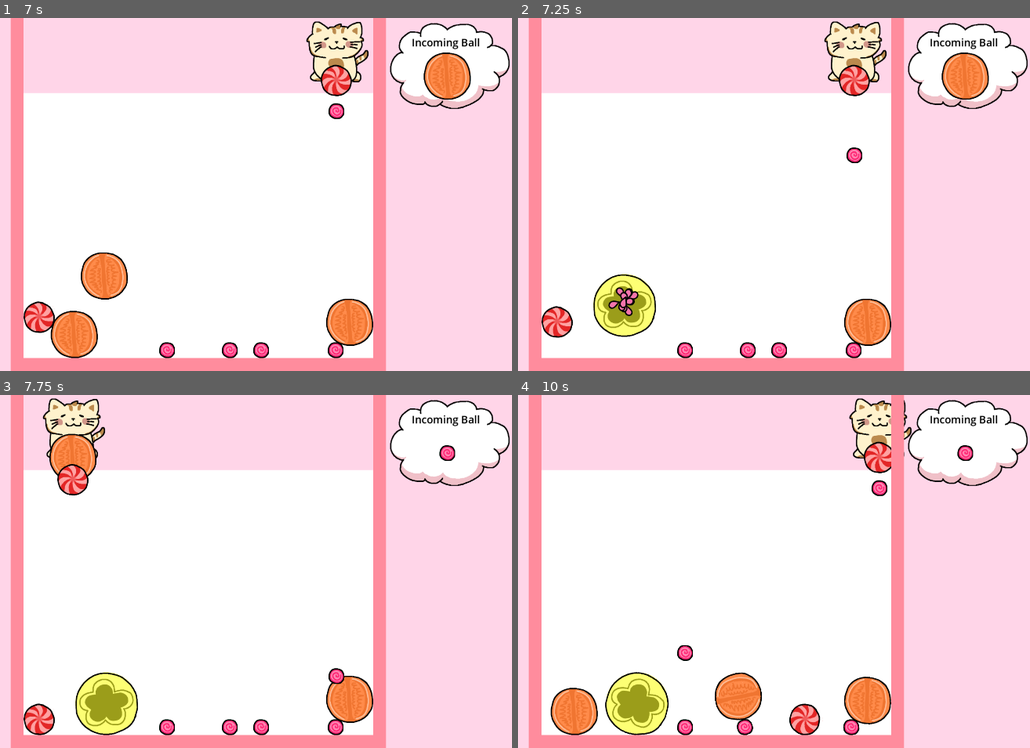
Above: before the commit, frames 1-4 (two rows, left to right).
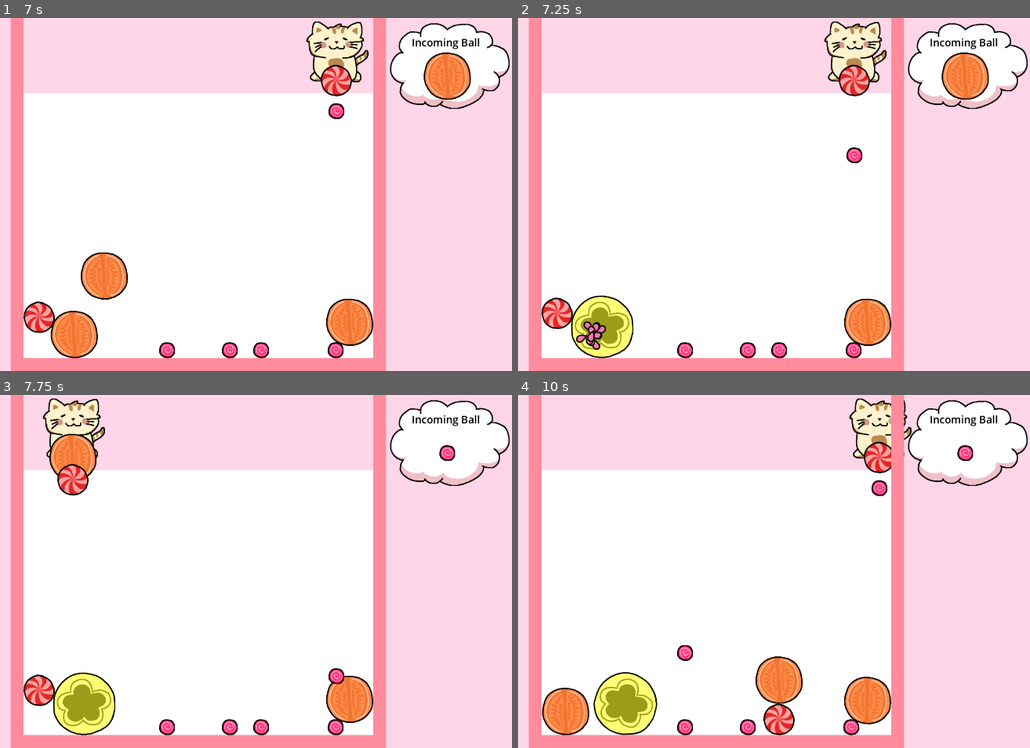
Above: after the commit, the same moments.

Repository: jadicodes/candy-drop
Game: Godot game, scene res://world/world.tscn
Same seed, same stepped clock (60 frames per second), same inputs: the game is played once before the commit and once after it.
Inputs (mouse positions are in pixels of both pictures, inside the frame that each line leads up to):
- Up to frame 1 (7 s): tap Enter at 0.5 s; move the mouse to (337, 176) at 0.52 s; press the mouse at (337, 176) at 0.53 s; move the mouse to (71, 212) at 1.27 s; release the mouse at (71, 212) at 1.28 s; click (71, 212) at 1.35 s; move the mouse to (261, 116) at 2.02 s; press the mouse at (261, 116) at 2.03 s; move the mouse to (168, 265) at 2.77 s; release the mouse at (168, 265) at 2.78 s; click (168, 265) at 2.85 s; move the mouse to (384, 247) at 3.52 s; press the mouse at (384, 247) at 3.53 s; move the mouse to (10, 141) at 4.27 s; release the mouse at (10, 141) at 4.28 s; click (10, 141) at 4.35 s; move the mouse to (230, 194) at 5.02 s; press the mouse at (230, 194) at 5.03 s; move the mouse to (102, 106) at 5.77 s; release the mouse at (102, 106) at 5.78 s; click (102, 106) at 5.85 s; move the mouse to (337, 176) at 6.52 s; press the mouse at (337, 176) at 6.53 s
- Up to frame 2 (7.25 s): no input
- Up to frame 3 (7.75 s): move the mouse to (71, 589) at 7.27 s; release the mouse at (71, 589) at 7.28 s; click (71, 589) at 7.35 s
- Up to frame 4 (10 s): move the mouse to (779, 493) at 8.02 s; press the mouse at (779, 493) at 8.03 s; move the mouse to (686, 642) at 8.77 s; release the mouse at (686, 642) at 8.78 s; click (686, 642) at 8.85 s; move the mouse to (902, 624) at 9.52 s; press the mouse at (902, 624) at 9.53 s

Frame 1 is identical in both runs. In frame 2, 3.1% of the frame differs, in the area x 4-27%, y 72-97%; in frame 3, 3.0%; in frame 4, 5.1%, in the area x 4-60%, y 74-97%.

Commit message:
Refactored ball collision. It works now!

Diff:
--- a/project/ball/ball.gd
+++ b/project/ball/ball.gd
@@ -1,7 +1,7 @@
 class_name Ball
 extends RigidBody2D
 
-signal matched(color, pos)
+signal collision_detected(body)
 
 const PINK = preload("res://ball/pink_ball.png")
 const RED = preload("res://ball/red_ball.png")
@@ -9,6 +9,8 @@
 const YELLOW = preload("res://ball/yellow_ball.png")
 const GREEN = preload("res://ball/green_ball.png")
 const LIGHT_BLUE = preload("res://ball/light_blue_ball.png")
+
+var removed = false
 
 enum colors {
 	PINK,
@@ -19,7 +21,7 @@
 	LIGHT_BLUE
 }
 
-var collided_balls := []
+var _collided_balls := []
 
 var _ball_color: int:
 	set(state):
@@ -63,49 +65,24 @@
 
 func _on_collision_detector_body_entered(body) -> void:
 	if body is Ball:
-		collided_balls.append(body)
-		search()
+		_collided_balls.append(body)
+		emit_signal("collision_detected")
 
 
 func _on_collision_detector_body_exited(body) -> void:
 	if body is Ball:
-		collided_balls.erase(body)
-		search()
+		_collided_balls.erase(body)
+		emit_signal("collision_detected")
 
 
-func return_color() -> int:
+func _return_color() -> int:
 	return _ball_color
 
 
-#func check_collisions() -> Array:
-	#collided_balls = []
-	#for ball in get_parent().get_children():
-		#if ball != self and ball is Ball:
-			#if ball.return_color() == return_color():
-				#collided_balls.append(ball)
-	#return collided_balls
-#
-#
-#func combine():
-	#var array = check_collisions()
-
-
-func search() -> void:
-	for i in range(collided_balls.size()):
-		var original_ball = collided_balls[0]
-		var colliding_ball = collided_balls[i]
-		if original_ball != colliding_ball and original_ball.return_color() == colliding_ball.return_color():
-			if Tagger.assign_tags([original_ball, colliding_ball]):
-				# next_color is the next color in the sequence, it is what the balls will combine into
-				var next_color = original_ball.return_color() + 1
-				# if next_color exceeds the array of all colors, delete both balls
-				if next_color > BallSelector.get_all_balls().size():
-					original_ball.queue_free()
-					colliding_ball.queue_free()
-					# TODO play particles when balls cancel each other out
-				# if next_color is within the array of all colors
-				else:
-					# emit matched, a signal that sends the color and position of the new ball that needs to be created
-					matched.emit(next_color, original_ball.global_position)
-					original_ball.queue_free()
-					colliding_ball.queue_free()
+func _get_collisions():
+	for i in range(_collided_balls.size()):
+		if _collided_balls[i] != self and _collided_balls[i]._return_color() == _return_color():
+			print("Collided ball:" + str(_collided_balls[i]))
+			return _collided_balls[i]
+	print("null")
+	return null
--- a/project/ball/tagger.gd
+++ /dev/null
@@ -1,19 +0,0 @@
-extends Node
-
-var big_array = []
-
-
-func assign_tags(match_array) -> bool:
-	big_array.append(match_array)
-	print(str(big_array) + "\n")
-	if len(big_array) == 2:
-		if big_array[0][0] == big_array[1][1] and big_array[1][0] == big_array[0][1]:
-			clear_arrays()
-			return true
-		else:
-			clear_arrays()
-	return false
-
-
-func clear_arrays():
-	big_array.clear()
--- a/project/project.godot
+++ b/project/project.godot
@@ -17,7 +17,6 @@
 
 [autoload]
 
-Tagger="*res://ball/tagger.gd"
 BallSelector="*res://world/ball_selector.gd"
 Sfx="*res://sfx/sfx.tscn"
 
--- a/project/world/world.gd
+++ b/project/world/world.gd
@@ -2,6 +2,7 @@
 class_name World
 
 var _ball : Ball
+
 
 func _ready():
 	Sfx.play_music()
@@ -10,6 +11,28 @@
 func _input(event: InputEvent) -> void:
 	if event.is_action_pressed("throw"):
 		_throw()
+
+
+func _check_collision():
+	var _world_children = _get_ball_children()
+	print("World: " + str(_world_children))
+	for ball in _world_children:
+		var ball2 = ball._get_collisions()
+		if ball2 != null:
+			if ball != ball2 and ball._return_color() == ball2._return_color() and ball.removed == false and ball2.removed == false:
+				var color = ball._return_color() + 1
+				var pos = ball.position
+				ball.removed = true
+				ball2.removed = true
+				_delete_balls(ball, ball2)
+				_create_combo_ball(color, pos)
+				_world_children = _get_ball_children()
+				print("World after:" + str(_world_children))
+
+
+func _delete_balls(ball1, ball2):
+	remove_child.call_deferred(ball1)
+	remove_child.call_deferred(ball2)
 
 
 func _throw() -> void:
@@ -21,25 +44,27 @@
 	_get_ball_children()
 
 
-func _get_ball_children():
+func _get_ball_children() -> Array:
 	var _ball_children = []
 	for child in get_children():
 		if child is Ball:
 			_ball_children.append(child)
+	return _ball_children
 
 
 func _create_thrown_ball(color: int) -> void:
 	_ball = preload("res://ball/ball.tscn").instantiate()
 	call_deferred("add_child", _ball)
-	_ball.matched.connect(_create_combo_ball)
+	_ball.collision_detected.connect(_check_collision)
 	_ball.global_position = $Cat/HoldItem.global_position
 	_ball.set_color(color)
 
 
 func _create_combo_ball(color: int, pos: Vector2) -> void:
+	print(color)
 	_ball = preload("res://ball/ball.tscn").instantiate()
 	call_deferred("add_child", _ball)
-	_ball.matched.connect(_create_combo_ball)
+	_ball.collision_detected.connect(_check_collision)
 	_ball.set_color(color)
 	_ball.global_position = pos
 	$Particles.global_position = pos
